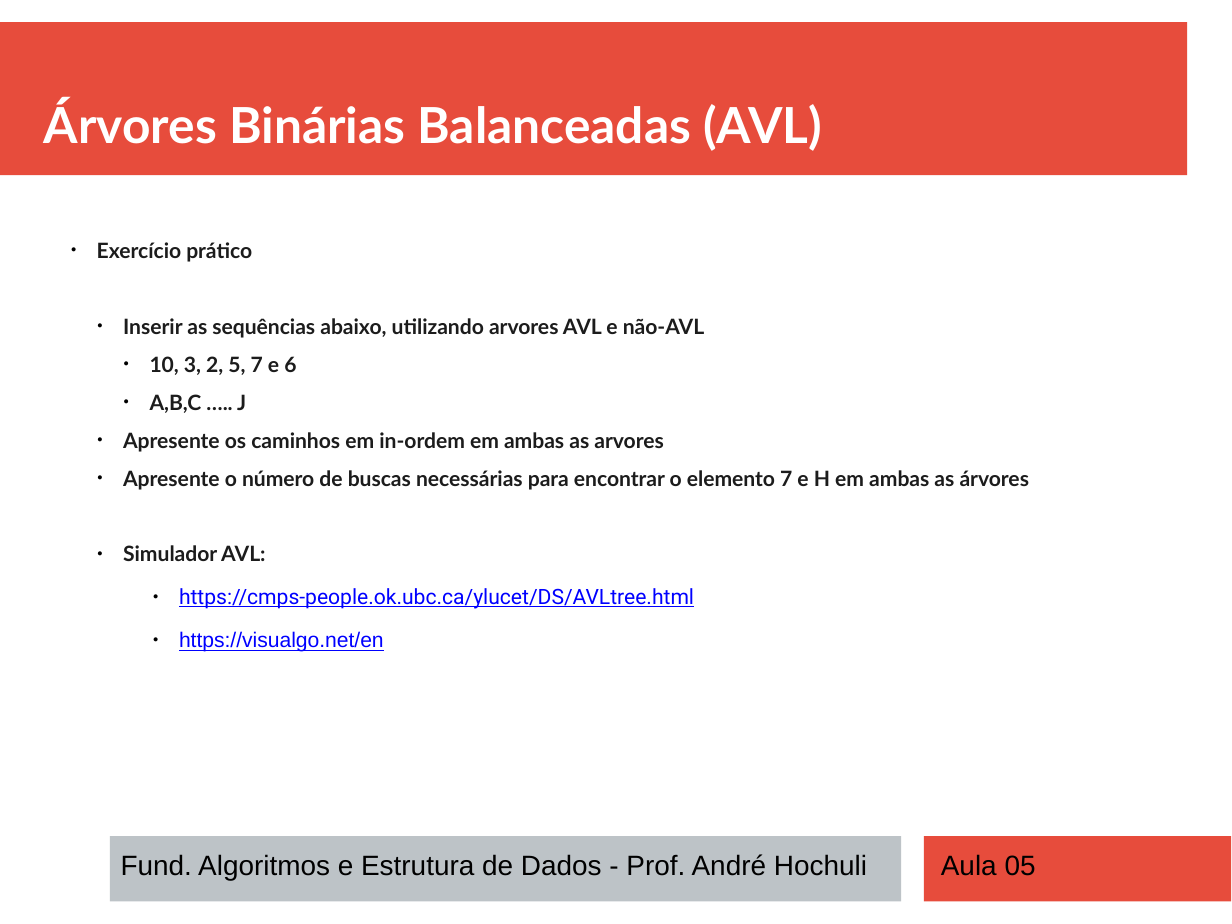
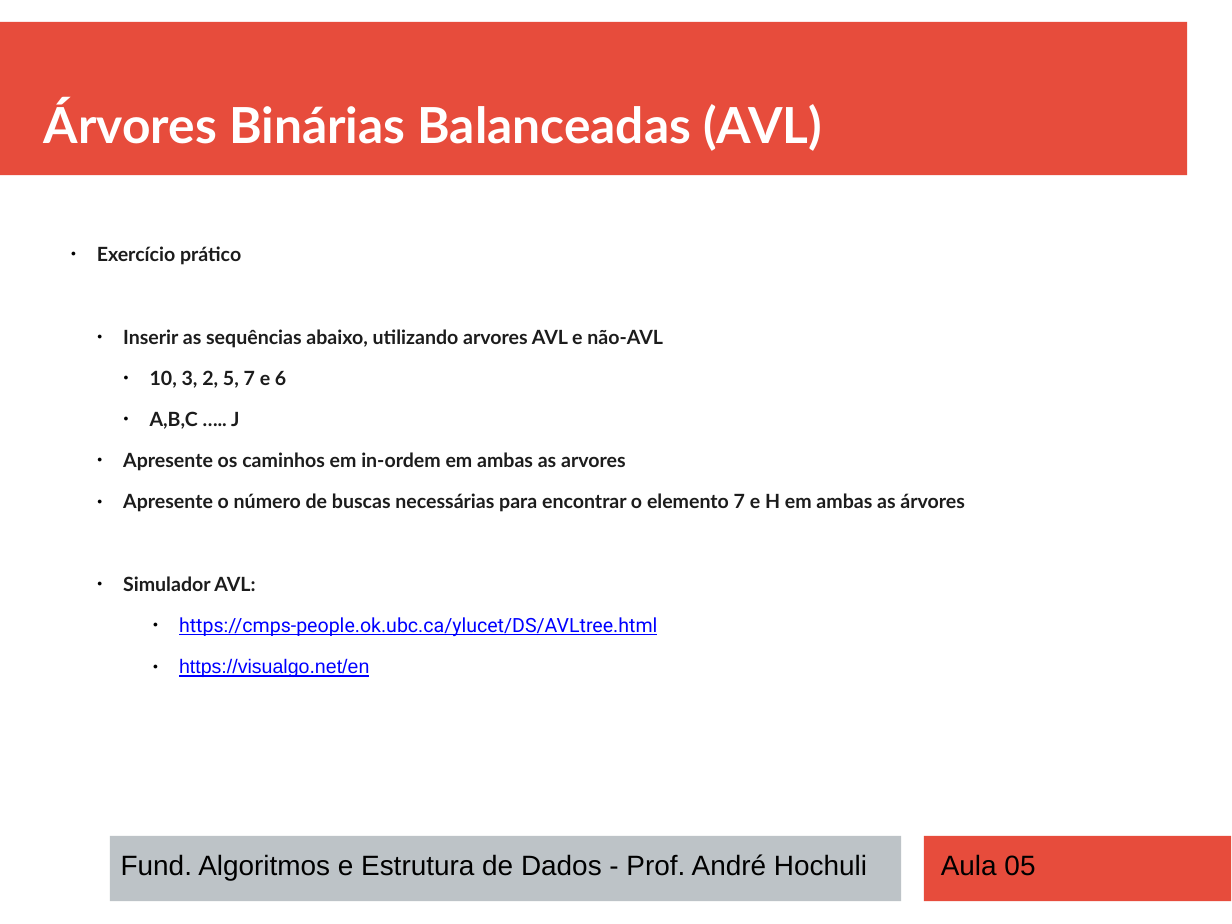
Before and after one commit to andrehochuli/teaching, a slide deck: slide 11 of DataStructuresAndAlgorithms/Aula 05 - Arvores Balanceadas (AVL)/Aula 05 - AVL Tree.pptx. Drawn at 1232x924 pixels with LibreOffice and Linux fonts; fonts in the diff are those of the drawing. Boxes give left, top, right and bottom in pixels: in the first picture for what was removed or moved away, otherwise in the second. Text is boxed around its words. In the diff, an @@ line names an element or a change of style, - is before the commit and + after.

```diff
--- a/DataStructuresAndAlgorithms/Aula 05 - Arvores Balanceadas (AVL)/Aula 05 - AVL Tree.pptx
+++ b/DataStructuresAndAlgorithms/Aula 05 - Arvores Balanceadas (AVL)/Aula 05 - AVL Tree.pptx
@@ text "Exercício prático" at (97, 246, 965, 677): size 13.6 to 12.6 pt; line spacing 0.8 to 1 @@
```
Also in this commit, not shown: 5 other slides changed, 4 other files.
